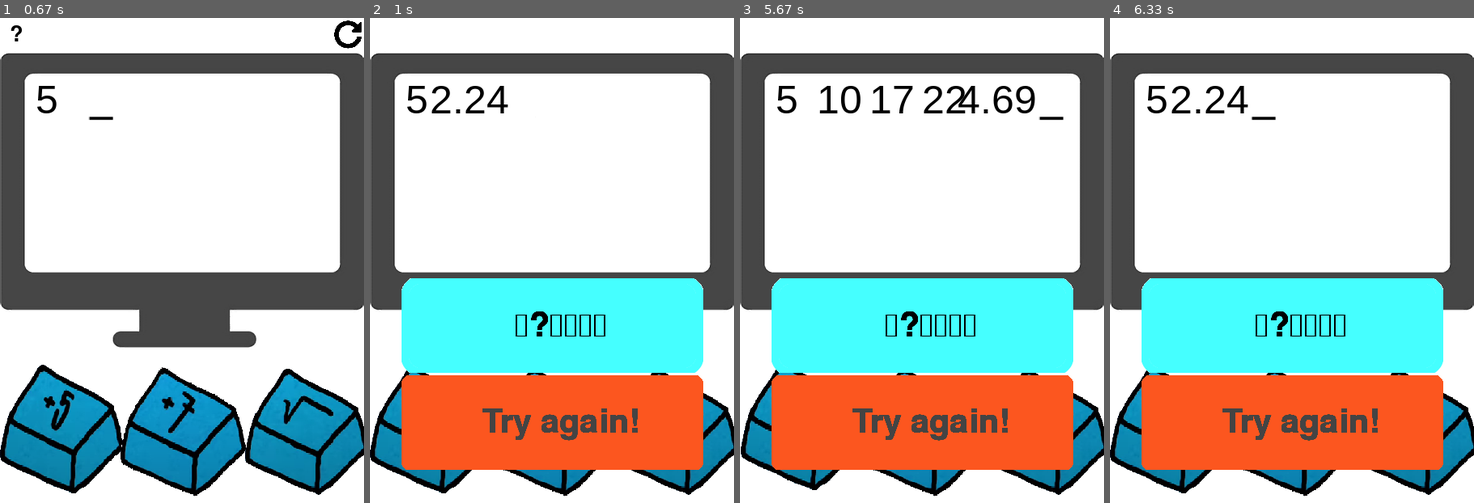
Above: before the commit, frames 1-4 (left to right).
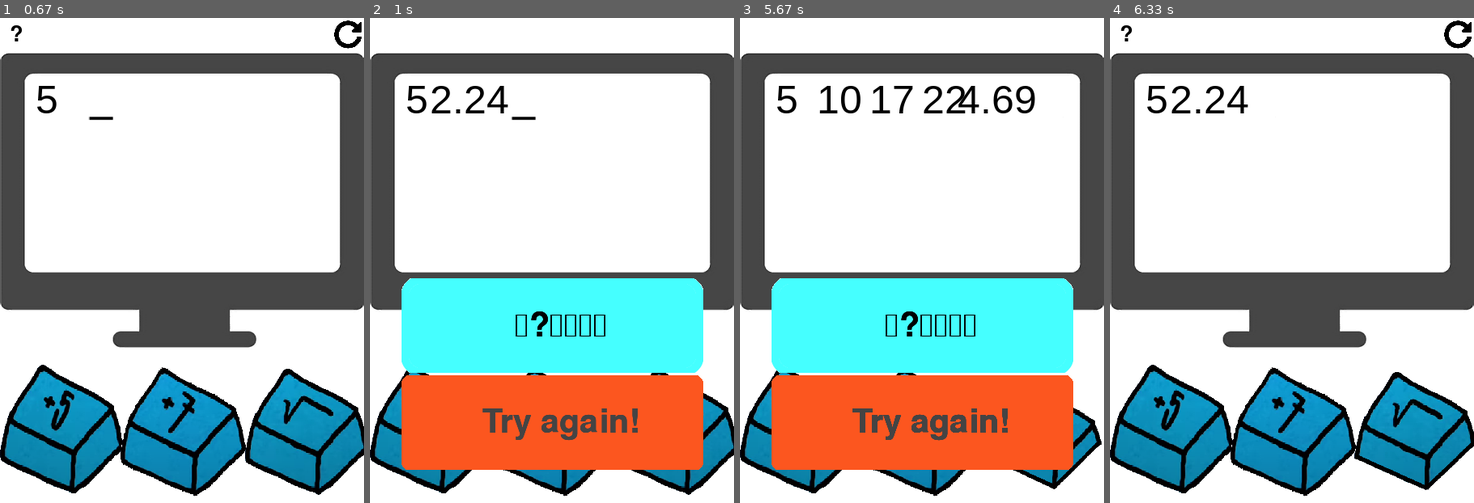
Above: after the commit, the same moments.

Repository: EasonChen11/escape_room_pygame
Game: pygame game, started from main.py
Two runs of this game, one before a commit and one after it. Both use one fixed random seed, a clock stepped at 60 frames per second and the inputs below.
Inputs (mouse positions are in pixels of both pictures, inside the frame that each line leads up to):
- Up to frame 1 (0.67 s): press the mouse at (182, 483) at 0.37 s; move the mouse to (123, 333) at 0.47 s; release the mouse at (69, 187) at 0.6 s
- Up to frame 2 (1 s): click (683, 430) at 0.72 s
- Up to frame 3 (5.67 s): press the mouse at (922, 420) at 1.03 s; move the mouse to (914, 299) at 1.13 s; release the mouse at (911, 178) at 1.27 s; press the mouse at (798, 430) at 1.37 s; move the mouse to (805, 309) at 1.47 s; release the mouse at (812, 182) at 1.6 s; press the mouse at (1089, 32) at 1.7 s; move the mouse to (980, 231) at 1.8 s; release the mouse at (874, 430) at 1.93 s; press the mouse at (754, 32) at 2.03 s; move the mouse to (794, 187) at 2.13 s; release the mouse at (834, 347) at 2.27 s; press the mouse at (922, 483) at 2.37 s; move the mouse to (878, 464) at 2.47 s; release the mouse at (834, 444) at 2.6 s; press the mouse at (922, 483) at 2.7 s; move the mouse to (936, 430) at 2.8 s; release the mouse at (951, 381) at 2.93 s; press the mouse at (798, 430) at 3.03 s; move the mouse to (816, 386) at 3.13 s; release the mouse at (834, 347) at 3.27 s; press the mouse at (1089, 32) at 3.37 s; move the mouse to (1038, 124) at 3.47 s; release the mouse at (987, 221) at 3.6 s; press the mouse at (754, 32) at 3.7 s; move the mouse to (798, 221) at 3.8 s; release the mouse at (841, 415) at 3.93 s; press the mouse at (922, 483) at 4.03 s; move the mouse to (987, 401) at 4.13 s; release the mouse at (1053, 318) at 4.27 s; press the mouse at (798, 430) at 4.37 s; move the mouse to (856, 386) at 4.47 s; release the mouse at (914, 347) at 4.6 s; press the mouse at (798, 430) at 4.7 s; move the mouse to (900, 420) at 4.8 s; release the mouse at (1002, 415) at 4.93 s; press the mouse at (798, 430) at 5.03 s; move the mouse to (914, 386) at 5.13 s; release the mouse at (1027, 342) at 5.27 s; press the mouse at (1045, 430) at 5.37 s; move the mouse to (929, 396) at 5.47 s; release the mouse at (812, 362) at 5.6 s
- Up to frame 4 (6.33 s): press the mouse at (1292, 420) at 5.7 s; move the mouse to (1346, 309) at 5.8 s; release the mouse at (1401, 197) at 5.93 s; press the mouse at (1415, 430) at 6.03 s; move the mouse to (1302, 342) at 6.13 s; release the mouse at (1190, 260) at 6.27 s

Frame 1 is identical in both runs. In frame 2, 0.3% of the frame differs, in the area x 30-74%, y 20-88%; in frame 3, 2.3%; in frame 4, 33%, in the area x 2-100%, y 0-99%.

Commit message:
更新1.1.2

Diff:
--- a/main.py
+++ b/main.py
@@ -89,8 +89,6 @@
                         global running
                         self.last_update = pygame.time.get_ticks()
                         self.click = True
-                        self.input()
-                        self.check_which_error()
 
     def input(self):
         if self.name == 5:
@@ -134,6 +132,7 @@
                     self.rect.x -= self.downx
                 else:
                     self.keydown = False
+                    self.input()
             else:
                 if not pygame.mouse.get_pressed()[0]:
                     self.frame -= 1
@@ -152,6 +151,7 @@
                         self.keydown = True
                         self.click = False
                         which_button_click = False
+                        self.check_which_error()
 
 
 class ListText:
